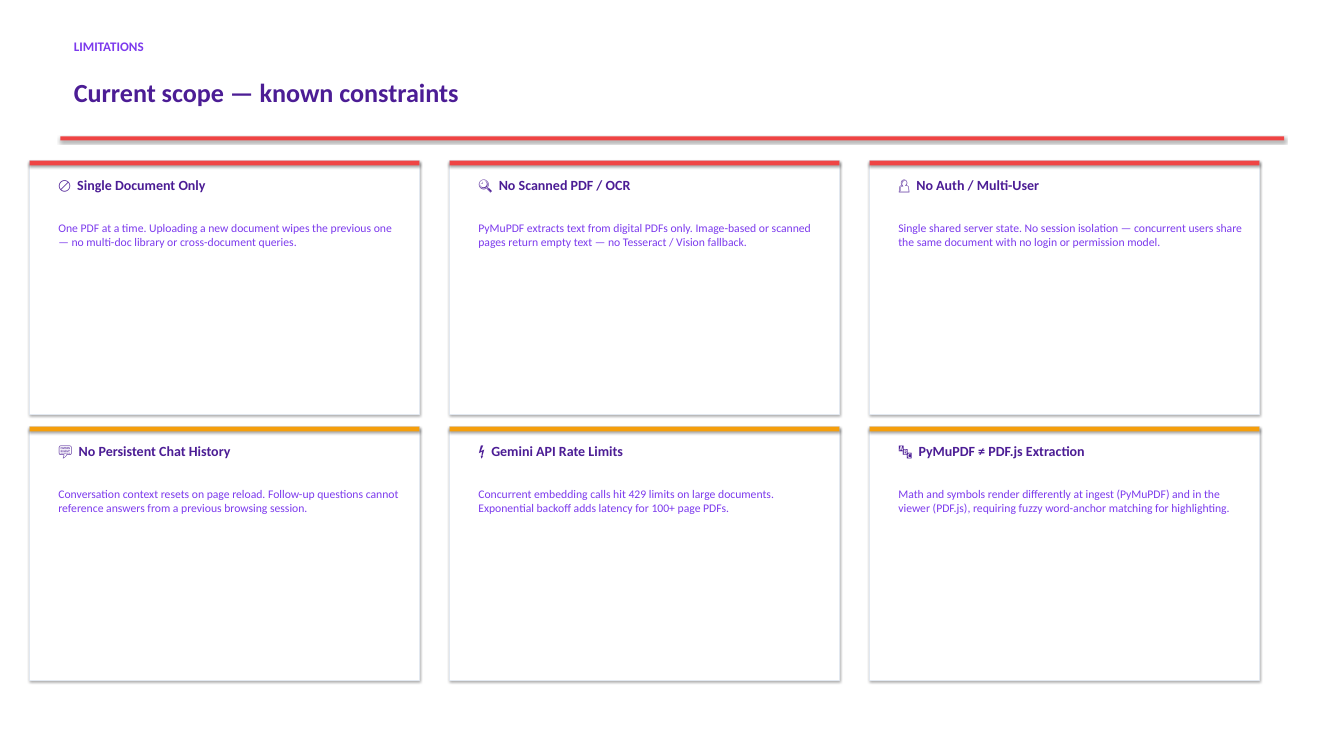
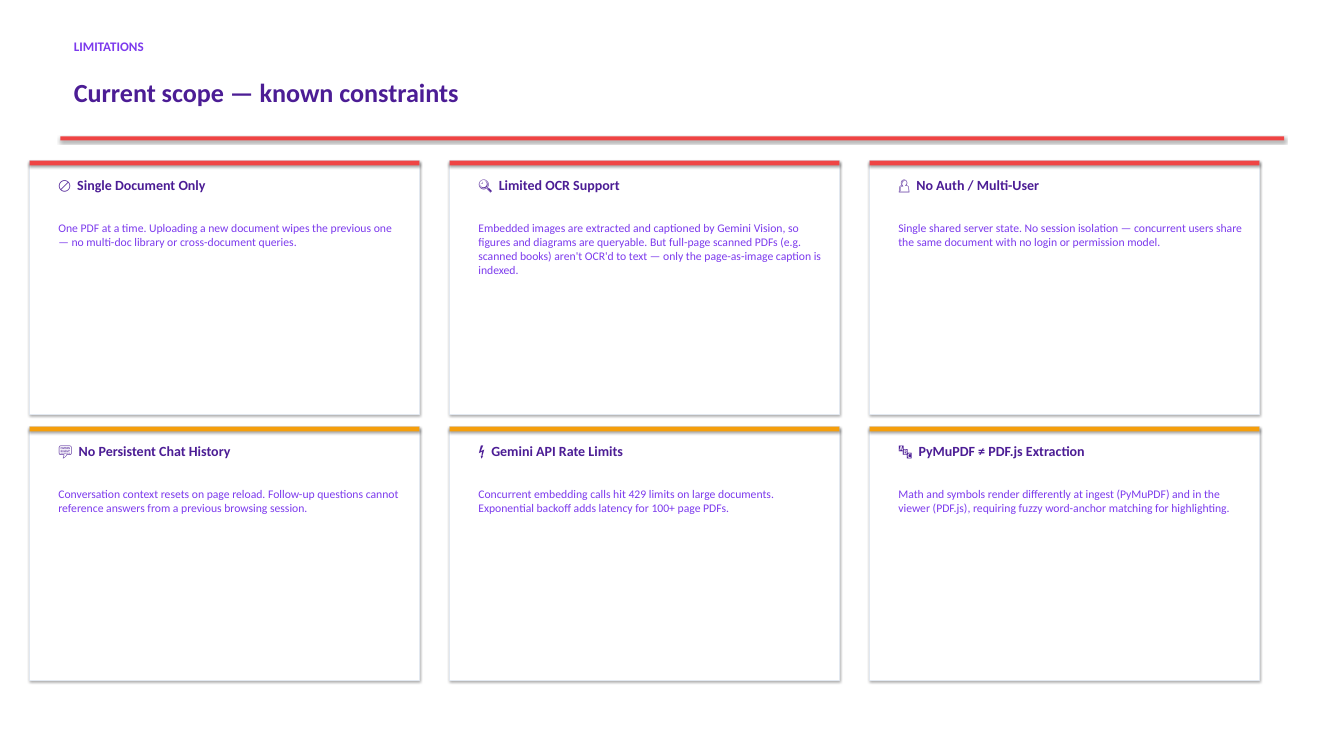
Before and after one commit to GaneshMadarasu/nymbl-demo-RAG-system, a slide deck: slide 12 of NYMBL-DOCRAG.pptx. Drawn at 1344x756 pixels with LibreOffice and Linux fonts; fonts in the diff are those of the drawing. Boxes give left, top, right and bottom in pixels: in the first picture for what was removed or moved away, otherwise in the second. Text is boxed around its words. In the diff, an @@ line names an element or a change of style, - is before the commit and + after.

```diff
--- a/NYMBL-DOCRAG.pptx
+++ b/NYMBL-DOCRAG.pptx
@@ text at (x1=499, y1=180, x2=619, y2=193): text changed @@
-🔍 No Scanned PDF / OCR
+🔍 Limited OCR Support
@@ text at (x1=478, y1=224, x2=821, y2=274): text changed @@
-PyMuPDF extracts text from digital PDFs only. Image-based or scanned pages return empty text — no Tesseract / Vision fallback.
+Embedded images are extracted and captioned by Gemini Vision, so figures and diagrams are queryable. But full-page scanned PDFs (e.g. scanned books) aren't OCR'd to text — only the page-as-image caption is indexed.
```
Also in this commit, not shown: 1 other slide changed, 8 other files.
